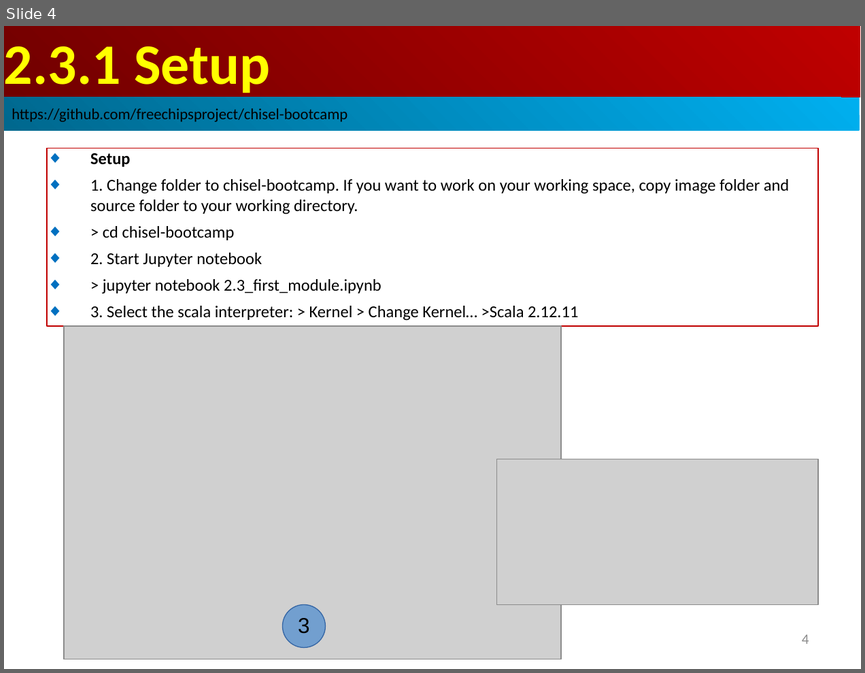
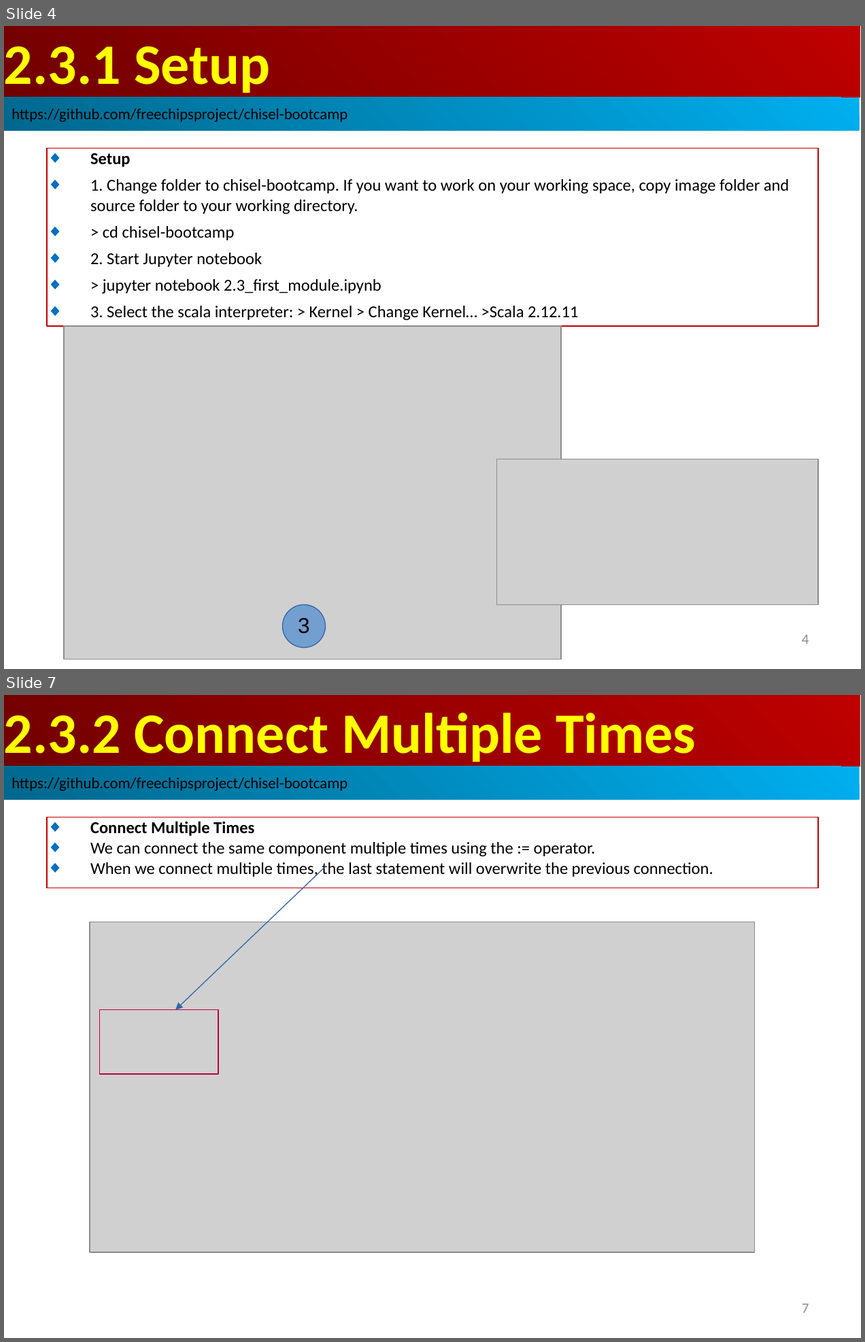
Before and after one commit to peterhchen/AIU_CS800_Chisel, a slide deck: 300_UCB_BC/002.3_Control_Flow/000_Video/002.3_Control_Flow.ppt. Shown one above the other, each under a label of ours: slide 4 before the commit, slides 4 and 7 after it; the slides between them are not shown. The pictures are 865x673 and 865x1342 pixels, drawn with LibreOffice and Linux fonts; fonts in the diff are those of the drawing; grey boxes stand for pictures. Boxes give left, top, right and bottom in pixels: in the first picture for what was removed or moved away, otherwise in the second. Text is boxed around its words. In the diff, an @@ line names an element or a change of style, - is before the commit and + after.

```diff
--- a/300_UCB_BC/002.3_Control_Flow/000_Video/002.3_Control_Flow.ppt
+++ b/300_UCB_BC/002.3_Control_Flow/000_Video/002.3_Control_Flow.ppt
@@ slide 7 added at box(4, 695, 861, 1338), background #FFFFFF @@
@@ rectangle added at box(4, 695, 860, 766), fill gradient #BF0000 to #710000, 48 pt, text #FFFF00, bold @@
+2.3.2 Connect Multiple Times
@@ rectangle added at box(4, 766, 859, 800), fill gradient #00AFEF to #00688E, 13 pt, text #000000 @@
+https://github.com/freechipsproject/chisel-bootcamp
@@ rectangle added at box(47, 817, 818, 888), outline #C00000 0.74 pt, 14 pt, text #000000 @@
+◆ Connect Multiple Times
+◆ We can connect the same component multiple times using the := operator.
+◆ When we connect multiple times, the last statement will overwrite the previous connection.
@@ arrow added from (325, 866) to (175, 1009), #3465A4 0.74 pt @@
@@ picture added at box(90, 922, 755, 1252) @@
@@ rectangle added at box(100, 1009, 218, 1074), outline #BF0041 0.74 pt @@
@@ page number added at box(802, 1303, 809, 1312), 12 pt, text #8B8B8B @@
+7
```
Also in this commit, not shown: 8 slides changed, 16 other slides added, 17 slides removed.
